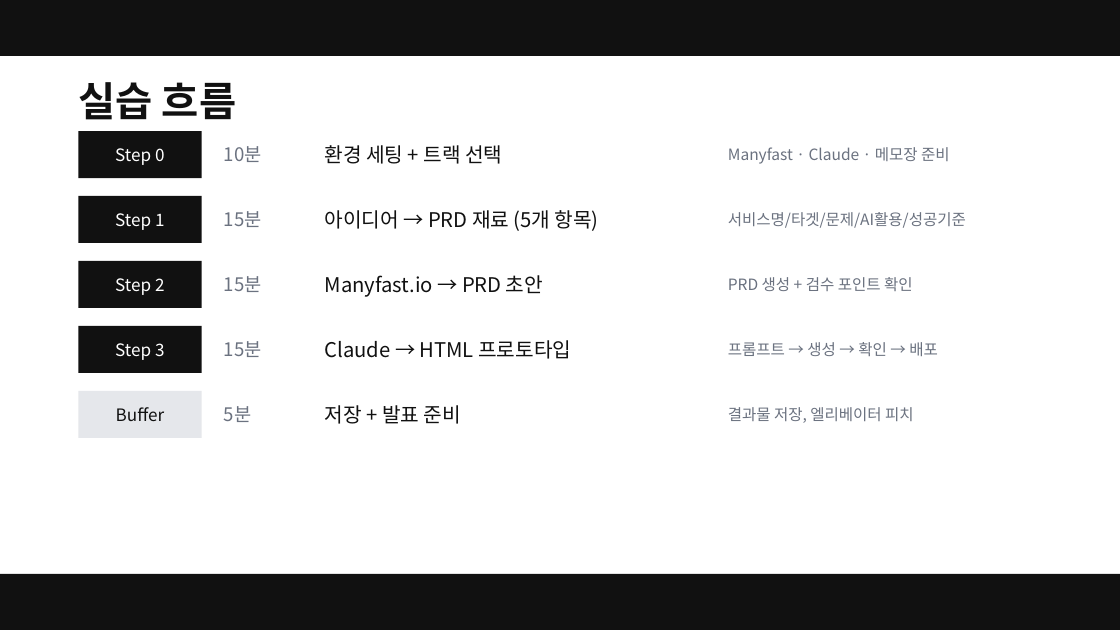
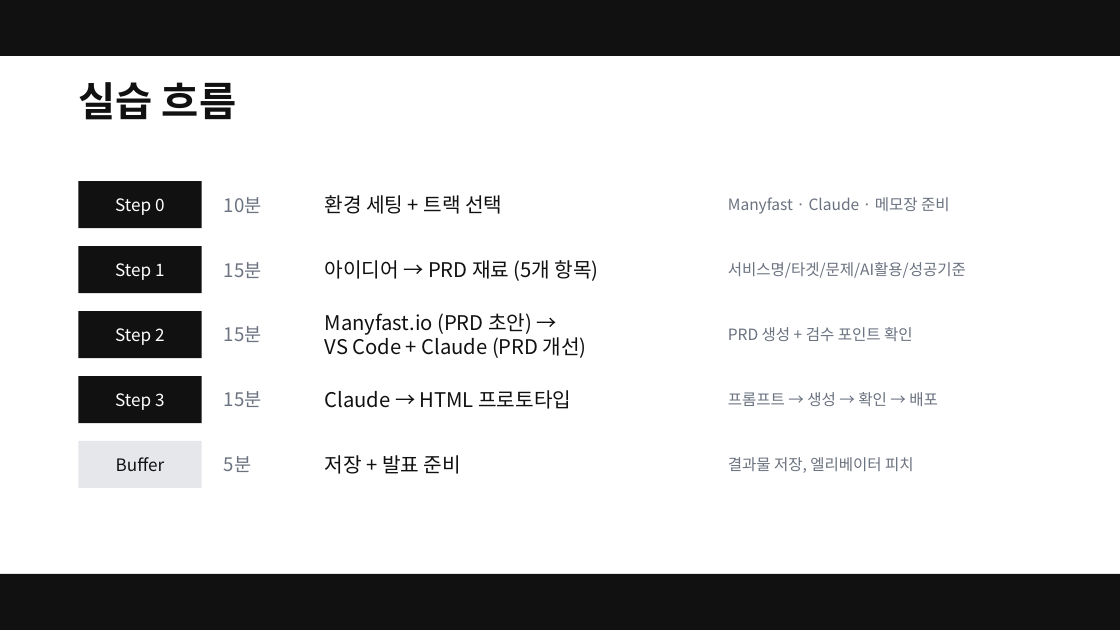
Before and after one commit to smilesjcha/ai-native-pm, a slide deck: slide 23 of projects/26Q3_Fastcampus-Lecture/assets/pptx/ai-native-pm-lecture.pptx. Drawn at 1120x630 pixels with LibreOffice and Linux fonts; fonts in the diff are those of the drawing. Boxes give left, top, right and bottom in pixels: in the first picture for what was removed or moved away, otherwise in the second. Text is boxed around its words. In the diff, an @@ line names an element or a change of style, - is before the commit and + after.

```diff
--- a/projects/26Q3_Fastcampus-Lecture/assets/pptx/ai-native-pm-lecture.pptx
+++ b/projects/26Q3_Fastcampus-Lecture/assets/pptx/ai-native-pm-lecture.pptx
@@ text at <box>325,313,587,358</box>: text changed @@
-Manyfast.io → PRD 초안
+Manyfast.io (PRD 초안) →
+VS Code + Claude (PRD 개선)
@@ 19 texts, 5 rectangles: place and size @@
-19 texts, 5 rectangles at <box>78,131,966,438</box>
+19 texts, 5 rectangles at <box>78,181,966,488</box>
```
Also in this commit, not shown: 27 other slides changed, 1 slide added, 1 other file.
